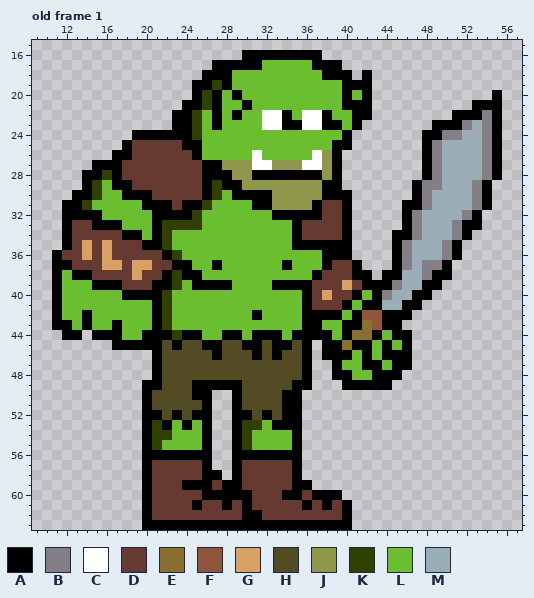
Edited in one commit: pixel-art file (BBCTMA/Assets/Ase Files/orc_warrior.ase). This is how it looked before the edit.
64x64 pixels, 4 frames. Shown: old frame 1: x 9..57, y 15..63.
Palette (. is transparent): A #000000  B #847e87  C #ffffff  D #663931  E #8a6f30  F #8f563b  G #d9a066  H #524b24  J #8f974a  K #304000  L #6abe30  M #9badb7
Pixels before, old frame 1 (only the part around the change), first column x 28:
15 ...............
16 ..AAAAAAAA.....
17 AAAALLLLLAAA...
18 ALLLLLLLLLAAA.A
19 ALLLLLLLLLLLAAA
20 LALLLLLLLLLLALA
21 LLALLLLLLLLLAAA
22 LALLCCALCCALLAA
23 LLLLCCAACCAALA.
24 LLLLLLLLLLLLA..
25 LLLLLLLLLLLAA..
26 LLLCLLLLLCJA...
27 JJJCCJJJCCJA...
28 AJJAAAAAAAJA...
29 AAJJJJJJJJAA...
30 LAAAAJJJJJAAA..
31 LLLAAJJJJADDA..
32 LLLLLAAAAADDA..
33 LLLLLLLADDDDA..
34 LLLLLLLADDDDA..
35 LLLLLLLAAAAAA..
36 LLLLLLLLLLAAA..
37 LLLLLLALLLADDA.
38 LLLLLLLLLADDDAA
39 ALLLLAAAADDDGDA
Now the later version:
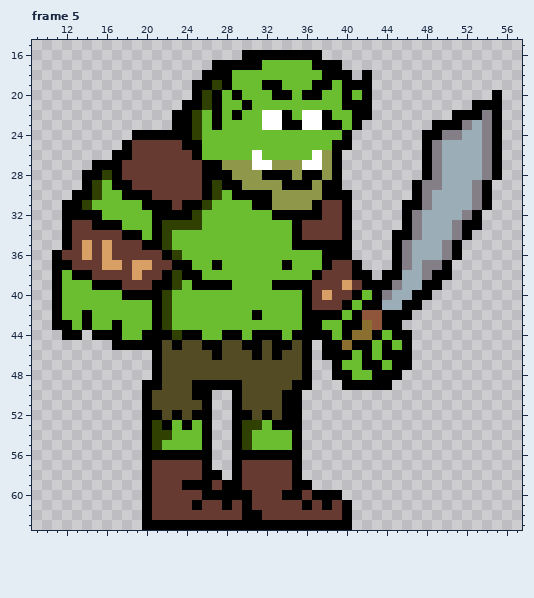
A new or re-ordered frame is compared with the old frame closest to it.
Change:
frames 4 -> 5
Frame 5 is new; against old frame 1:
y 19: x 32..33 LL -> AA; x 37..38 LL -> AA
y 20: x 33..34 LL -> AA; x 36..37 LL -> AA
y 28: x 31 A -> J; x 35 A -> J
y 29: x 34..36 JJJ -> AAA
Where, in picture pixels (left, top, right, bottom), the same in both pictures:
changed: (262, 80, 332, 100)
changed: (252, 170, 312, 190)
